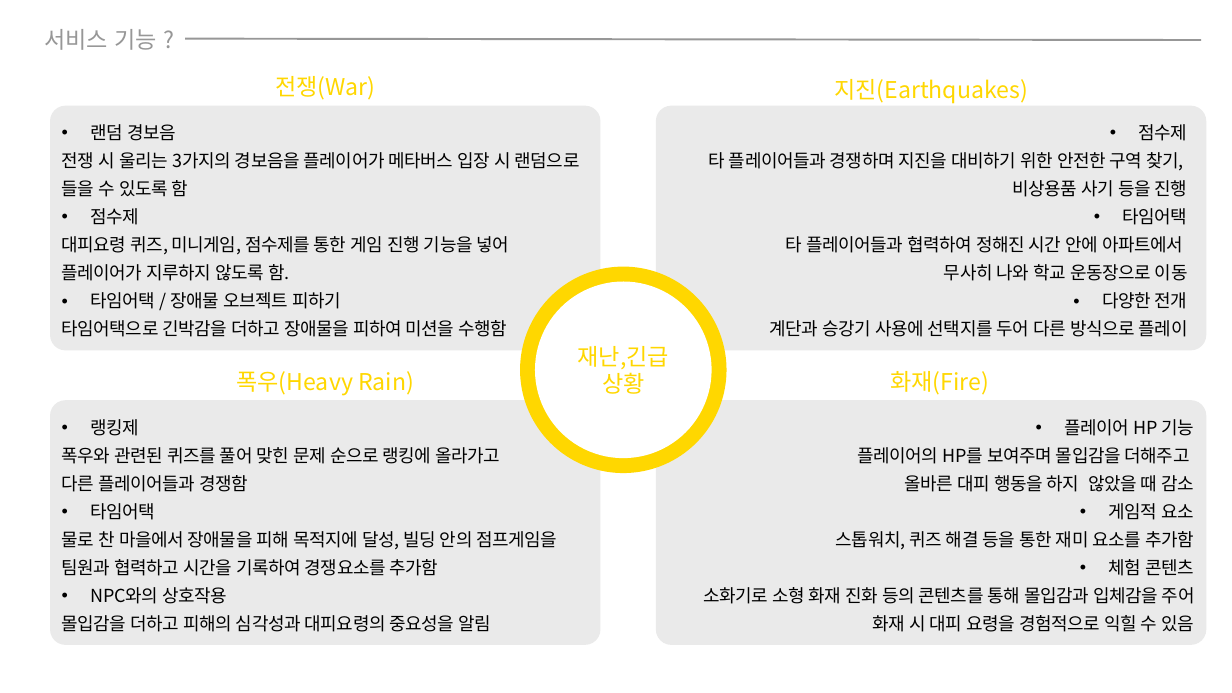
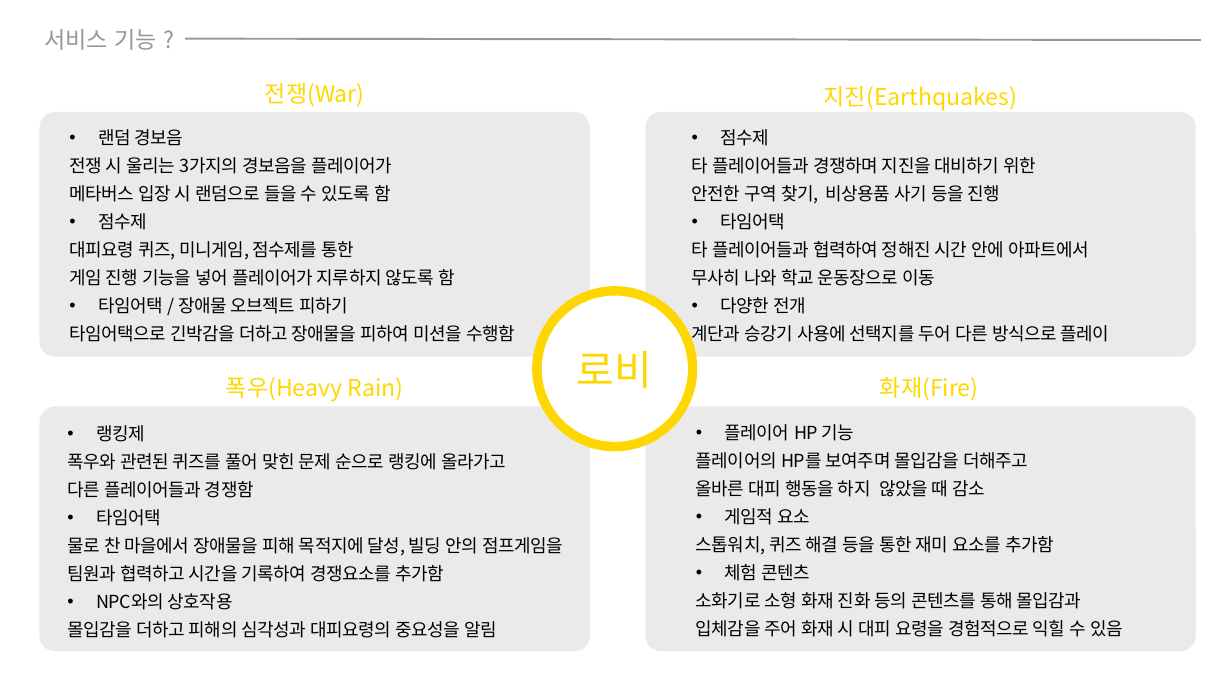
Before and after one commit to Khackathon/k-hackathon, a slide deck: slide 6 of 은아/K-해커톤 ppt.pptx (slide 5 before the commit). Drawn at 1232x693 pixels with LibreOffice and Linux fonts; fonts in the diff are those of the drawing. Boxes give left, top, right and bottom in pixels: in the first picture for what was removed or moved away, otherwise in the second. Text is boxed around its words. In the diff, an @@ line names an element or a change of style, - is before the commit and + after.

```diff
--- a/은아/K-해커톤 ppt.pptx
+++ b/은아/K-해커톤 ppt.pptx
@@ text "랜덤 경보음": place and size @@
-text "랜덤 경보음" at <box>62,124,580,337</box>
+text "랜덤 경보음" at <box>69,129,515,342</box>
@@ text "점수제": place and size @@
-text "점수제" at <box>708,124,1188,337</box>
+text "점수제" at <box>692,129,1110,346</box>
@@ text at <box>692,129,1110,346</box>: alignment right to left @@
@@ text at <box>69,157,392,202</box>: text changed @@
-전쟁 시 울리는 3가지의 경보음을 플레이어가 메타버스 입장 시 랜덤으로 들을 수 있도록 함
+전쟁 시 울리는 3가지의 경보음을 플레이어가
+메타버스 입장 시 랜덤으로 들을 수 있도록 함
@@ text at <box>692,157,1037,204</box>: text changed @@
-타 플레이어들과 경쟁하며 지진을 대비하기 위한 안전한 구역 찾기,
-비상용품 사기 등을 진행
+타 플레이어들과 경쟁하며 지진을 대비하기 위한
+안전한 구역 찾기, 비상용품 사기 등을 진행
@@ text at <box>69,241,455,286</box>: text changed @@
-대피요령 퀴즈, 미니게임, 점수제를 통한 게임 진행 기능을 넣어 플레이어가 지루하지 않도록 함.
+대피요령 퀴즈, 미니게임, 점수제를 통한
+게임 진행 기능을 넣어 플레이어가 지루하지 않도록 함
@@ ellipse: place and size @@
-ellipse at <box>520,267,726,473</box>
+ellipse at <box>532,287,698,452</box>
@@ ellipse "로비": place and size @@
-ellipse "로비" at <box>535,282,712,458</box>
+ellipse "로비" at <box>542,296,688,442</box>
@@ text in ellipse at <box>577,351,653,389</box>: text changed; size 18 to 32 pt @@
-재난,긴급
-상황
+로비
@@ text "랭킹제": place and size @@
-text "랭킹제" at <box>62,419,558,632</box>
+text "랭킹제" at <box>67,425,563,638</box>
@@ 4 texts, 4 rounded rectangles: place and size @@
-4 texts, 4 rounded rectangles at <box>50,76,1207,645</box>
+4 texts, 4 rounded rectangles at <box>40,83,1196,652</box>
@@ text "플레이어 HP 기능": place and size @@
-text "플레이어 HP 기능" at <box>703,419,1195,632</box>
+text "플레이어 HP 기능" at <box>696,424,1123,637</box>
@@ text at <box>696,424,1054,581</box>: alignment right to left @@
@@ text at <box>696,592,1123,637</box>: text changed @@
-소화기로 소형 화재 진화 등의 콘텐츠를 통해 몰입감과 입체감을 주어 화재 시 대피 요령을 경험적으로 익힐 수 있음
+소화기로 소형 화재 진화 등의 콘텐츠를 통해 몰입감과
+입체감을 주어 화재 시 대피 요령을 경험적으로 익힐 수 있음
```
Also in this commit, not shown: 7 other slides changed, 11 slides added, 2 other files.
